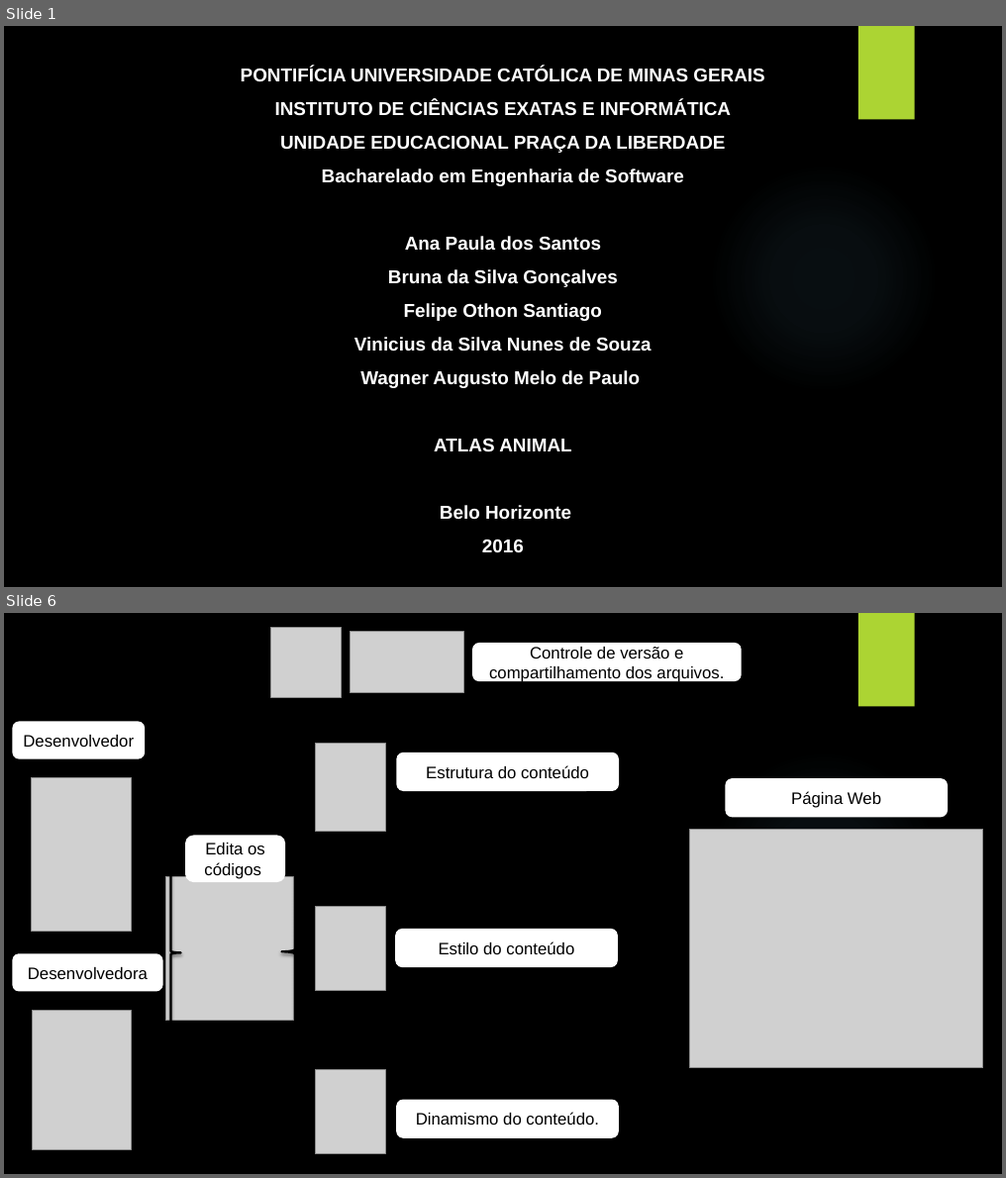
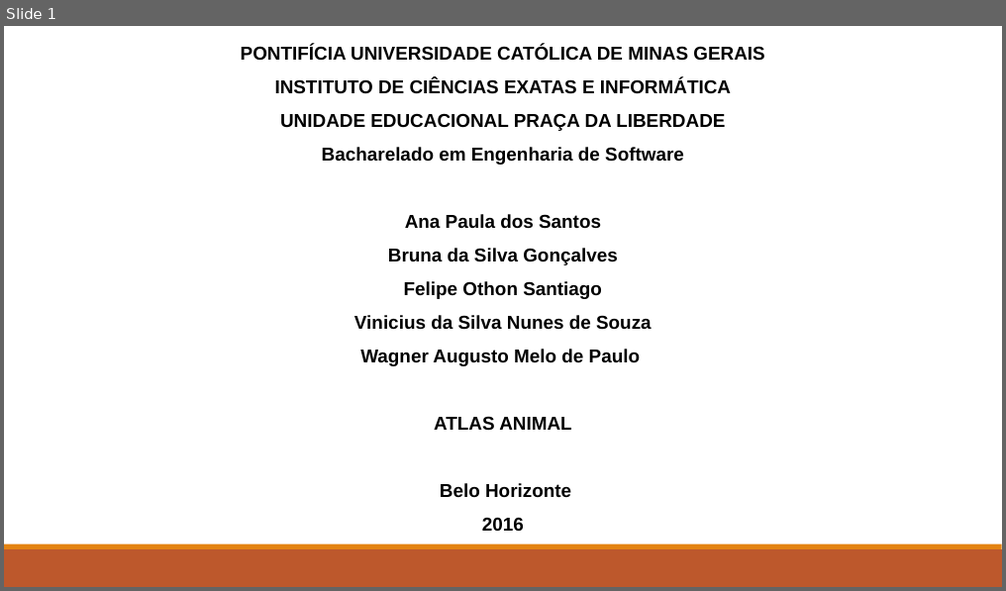
Before and after one commit to wagneramelo/tisAtlas, a slide deck: Documentos/Segunda apresentação TIS .pptx. Shown one above the other, each under a label of ours: slides 1 and 6 before the commit, slide 1 after it; the slides between them are not shown. The pictures are 1006x1178 and 1006x591 pixels, drawn with LibreOffice and Linux fonts; fonts in the diff are those of the drawing; grey boxes stand for pictures; background and template pictures are left out. Boxes give left, top, right and bottom in pixels: in the first picture for what was removed or moved away, otherwise in the second. Text is boxed around its words. In the diff, an @@ line names an element or a change of style, - is before the commit and + after.

Commit message:
Atualização documento e atualização do site parte Felipe  Othon

```diff
--- a/Documentos/Segunda apresentação TIS .pptx
+++ b/Documentos/Segunda apresentação TIS .pptx
@@ slide 6 removed at (4,613,1002,1174), background picture (left out); not listed: 2 template elements that a slide beside it also shows @@
@@ picture removed at (270,627,341,697) @@
@@ picture removed at (350,632,463,693) @@
@@ rounded rectangle removed at (473,644,741,681) @@
-Controle de versão e compartilhamento dos arquivos.
@@ rounded rectangle removed at (13,722,144,759) @@
-Desenvolvedor
@@ right brace removed at (271,714,623,738) @@
@@ picture removed at (316,744,386,831) @@
@@ rounded rectangle removed at (397,753,618,790) @@
-Estrutura do conteúdo
@@ picture removed at (31,777,131,931) @@
@@ right brace removed at (282,771,309,1132) @@
@@ right brace removed at (636,772,662,1131) @@
@@ rounded rectangle removed at (727,779,947,817) @@
-Página Web
@@ right brace removed at (161,836,180,1070) @@
@@ rounded rectangle removed at (186,836,285,881) @@
-Edita os códigos
@@ picture removed at (690,830,983,1068) @@
@@ picture removed at (165,877,294,1020) @@
@@ picture removed at (316,907,386,991) @@
@@ rounded rectangle removed at (396,930,617,967) @@
-Estilo do conteúdo
@@ rounded rectangle removed at (13,955,162,990) @@
-Desenvolvedora
@@ picture removed at (32,1011,131,1150) @@
@@ picture removed at (316,1070,386,1155) @@
@@ rounded rectangle removed at (397,1100,618,1138) @@
-Dinamismo do conteúdo.
@@ slide 1 changed as well @@
@@ background picture (left out) to #FFFFFF @@
@@ text "PONTIFÍCIA UNIVERSIDADE CATÓLICA DE MINAS ..." at (241,45,764,532): text colour #FFFFFF to #000000 @@
@@ rectangle removed at (858,26,915,120) @@
@@ ellipse removed at (709,163,939,393) @@
@@ rectangle added at (4,550,1002,587), fill #BD582C @@
@@ rectangle added at (4,545,1002,550), fill #E48312 @@
```
Also in this commit, not shown: 4 other slides changed, 4 slides added, 2 other slides removed, 8 other files.
